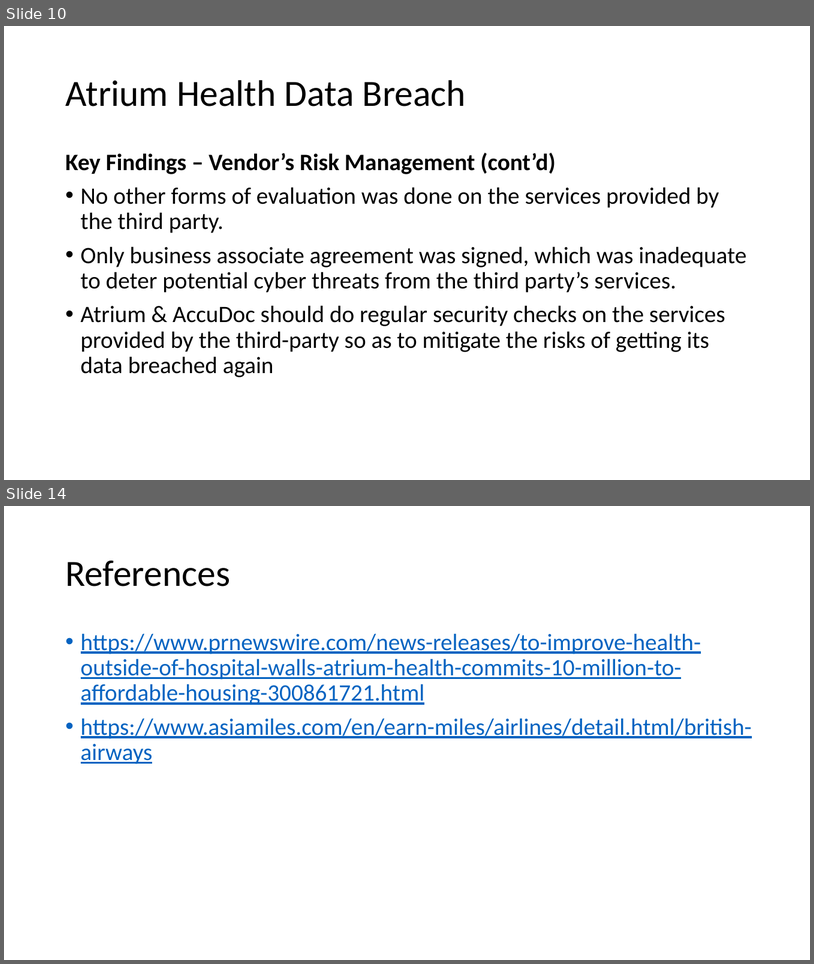
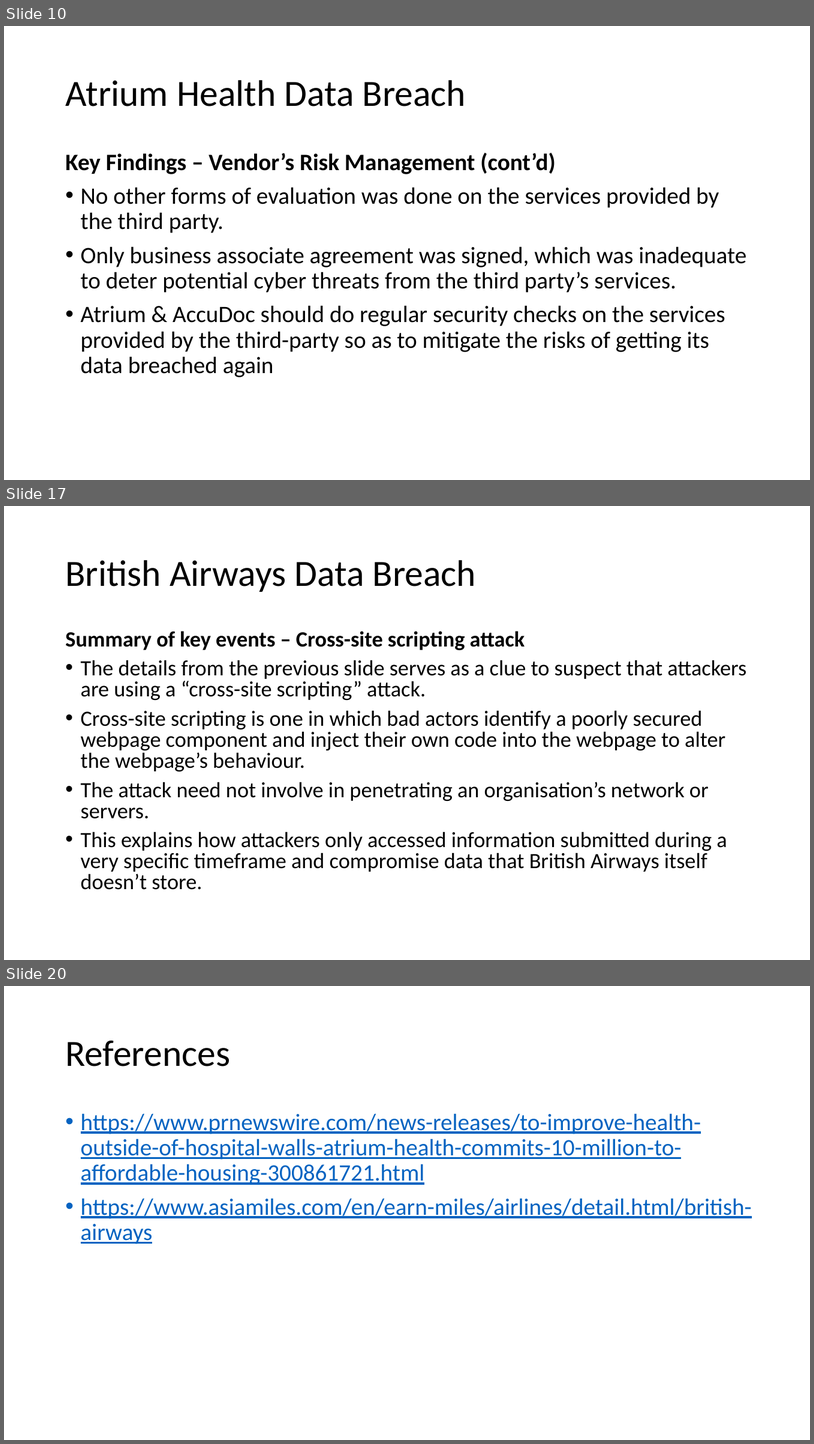
Before and after one commit to nicholasneo78/regression-analysis, a slide deck: CE4062-project.pptx. Shown one above the other, each under a label of ours: slides 10 and 14 before the commit, slides 10, 17 and 20 after it; the slides between them are not shown. The pictures are 814x964 and 814x1444 pixels, drawn with LibreOffice and Linux fonts; fonts in the diff are those of the drawing. Boxes give left, top, right and bottom in pixels: in the first picture for what was removed or moved away, otherwise in the second. Text is boxed around its words. In the diff, an @@ line names an element or a change of style, - is before the commit and + after.

```diff
--- a/CE4062-project.pptx
+++ b/CE4062-project.pptx
@@ slide 17 added at <box>4,506,810,960</box>, background #FFFFFF @@
@@ title added at <box>65,560,477,592</box>, 44 pt, text #000000 @@
+British Airways Data Breach
@@ text added at <box>65,631,747,889</box>, 25.9 pt, text #000000 @@
+Summary of key events – Cross-site scripting attack
+• The details from the previous slide serves as a clue to suspect that attackers are using a “cross-site scripting” attack.
+• Cross-site scripting is one in which bad actors identify a poorly secured webpage component and inject their own code into the webpage to alter the webpage’s behaviour.
+• The attack need not involve in penetrating an organisation’s network or servers.
+• This explains how attackers only accessed information submitted during a very specific timeframe and compromise data that British Airways itself doesn’t store.
@@ what was slide 14 is now slide 20 @@
```
Also in this commit, not shown: 2 slides changed, 6 other slides added, 1 slide removed.
